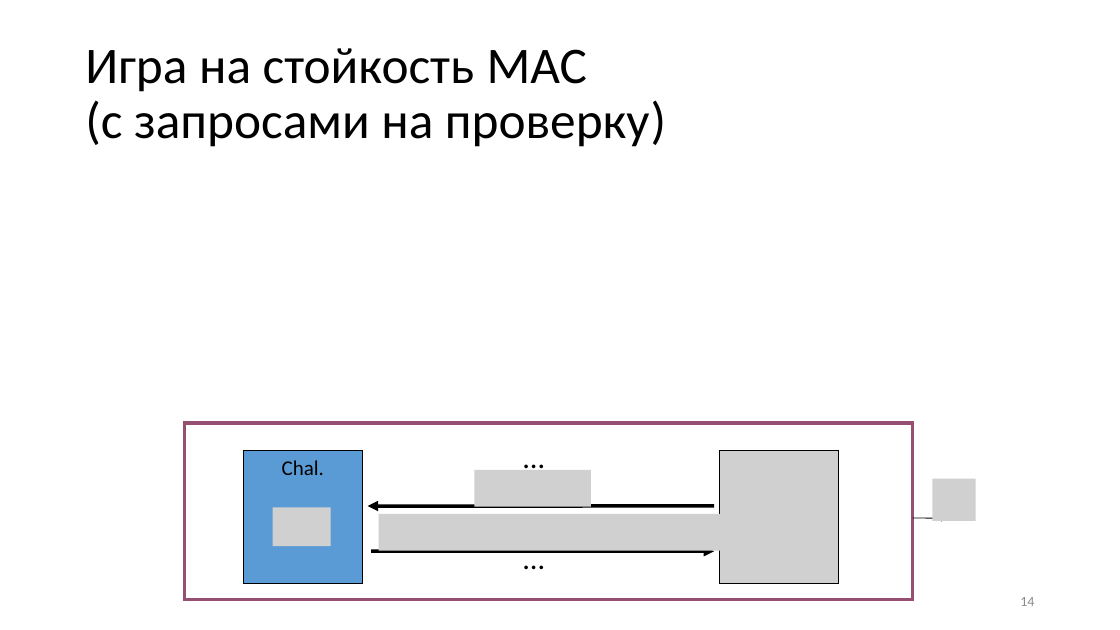
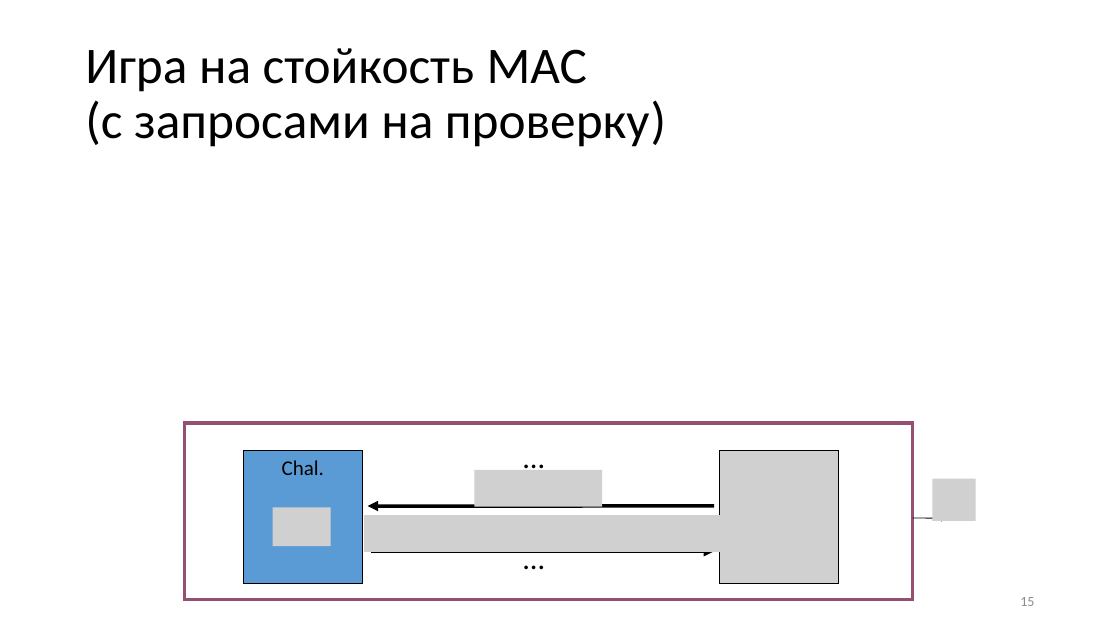
Before and after one commit to GeorgyFirsov-s-forks/CryptoLectures, a slide deck: slide 15 of Lectures/Lecture9.pptx (slide 14 before the commit). Drawn at 1120x630 pixels with LibreOffice and Linux fonts; fonts in the diff are those of the drawing; grey boxes stand for pictures. Boxes give left, top, right and bottom in pixels: in the first picture for what was removed or moved away, otherwise in the second. Text is boxed around its words. In the diff, an @@ line names an element or a change of style, - is before the commit and + after.

```diff
--- a/Lectures/Lecture9.pptx
+++ b/Lectures/Lecture9.pptx
@@ picture: place and size @@
-picture at (475, 470, 592, 507)
+picture at (475, 470, 602, 507)
@@ picture: place and size @@
-picture at (379, 514, 722, 551)
+picture at (365, 515, 722, 552)
@@ page number at (1020, 597, 1034, 606): text changed @@
-14
+15
```
Also in this commit, not shown: 6 other slides changed, 1 slide added, 1 other file.
